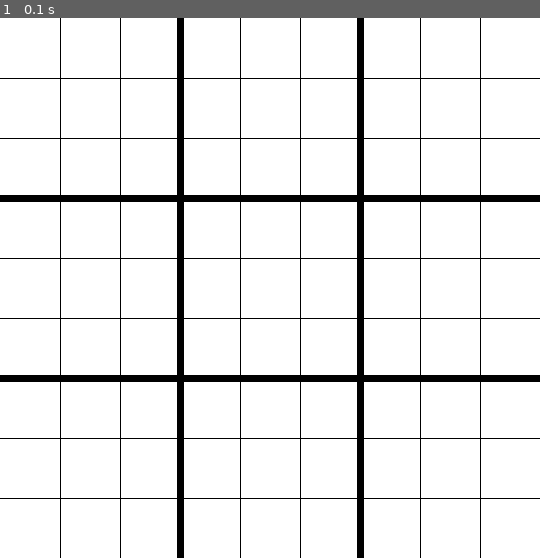
Above: before the commit, frame 1.
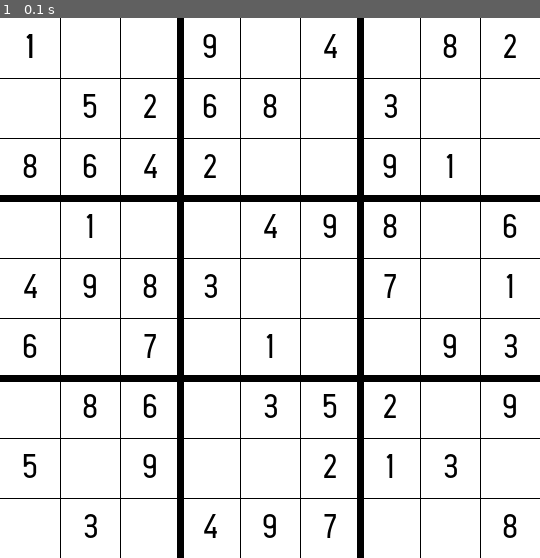
Above: after the commit, the same moment.

Repository: Apoorv012/Pygame-Sudoku-Solver
Game: pygame game, started from main.py
The game is run twice, just before and just after one commit, with the same random seed, the same clock (stepped at 60 frames per second) and the same inputs.
Inputs:
- Up to frame 1 (0.1 s): no input

The runs differ from the first frame. In frame 1, 2.6% of the frame differs, in the area x 4-96%, y 2-97%.

Commit message:
Show Numbers done

Diff:
--- a/game.py
+++ b/game.py
@@ -1,10 +1,15 @@
 # Import Modules
 import pygame
 from pygame import Vector2
+import os
+
+# Initialization
+pygame.init()
 
 # Constants
 DIMENSION = 9
 CELL_SIZE = 60
+FONT_NAME = os.path.join("Assets", "Fonts", "PlatNomor.otf")
 
 # Colors
 WHITE = [255, 255, 255]
@@ -18,15 +23,20 @@
 
 # Main Game Class
 class Game:
-    def __init__(self, grid = None):
-        self.grid = grid if grid else self.generateGame()
+    def __init__(self, grid = None, difficulty = 80):
+        self.grid = grid if grid else self.generateGame(difficulty)
 
-    def generateGame(self) -> list:
+    def generateGame(self, difficulty) -> list:
         pass
 
     def display(self):
         self.window.fill(WHITE)
+        self.draw_grid()
+        self.show_numbers()
 
+        pygame.display.update()
+
+    def draw_grid(self):
         for row in range(1, DIMENSION):
             if row % 3:
                 pygame.draw.line(self.window, BLACK, Vector2(0, row * CELL_SIZE), \
@@ -41,7 +51,22 @@
             else:
                 draw_thick_line(Vector2(col * CELL_SIZE, 0), Vector2(col * CELL_SIZE, DIMENSION * CELL_SIZE), self.window, Vector2(3, 0))
 
-        pygame.display.update()
+    def show_numbers(self):
+        for y in range(DIMENSION):
+            for x in range(DIMENSION):
+                if self.grid[y][x] == 0:
+                    continue
+                num = self.font.render(str(self.grid[y][x]), True, BLACK)
+                num_rect = num.get_rect()
+                num_rect.center = (x * CELL_SIZE + CELL_SIZE // 2, y * CELL_SIZE + CELL_SIZE // 2)
+                self.window.blit(num, num_rect)
+
+
+        num = "1"
+        num_obj = self.font.render(num, True, BLACK)
+        num_rect = num_obj.get_rect()
+        num_rect.center = (CELL_SIZE // 2, CELL_SIZE // 2)
+        self.window.blit(num_obj, num_rect)
 
     def update(self):
         for event in pygame.event.get():
@@ -53,6 +78,8 @@
         self.window = pygame.display.set_mode((DIMENSION * CELL_SIZE, DIMENSION * CELL_SIZE))
         pygame.display.set_caption("Sudoku Solver")
 
+        self.font = pygame.font.Font(FONT_NAME, 32)
+
         self.running = True
         while self.running:
             self.update()
Binary file added: Assets/Fonts/PlatNomor.otf
